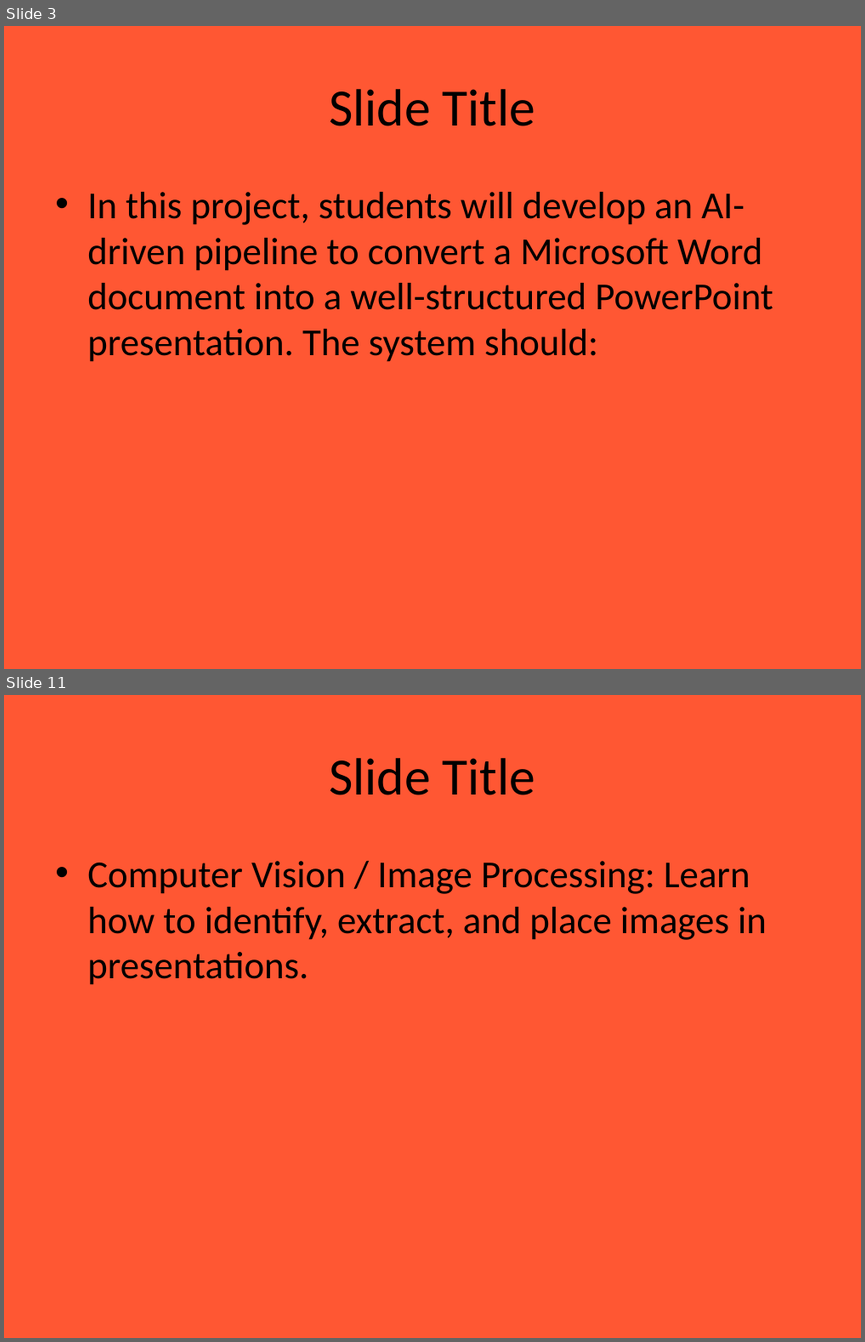
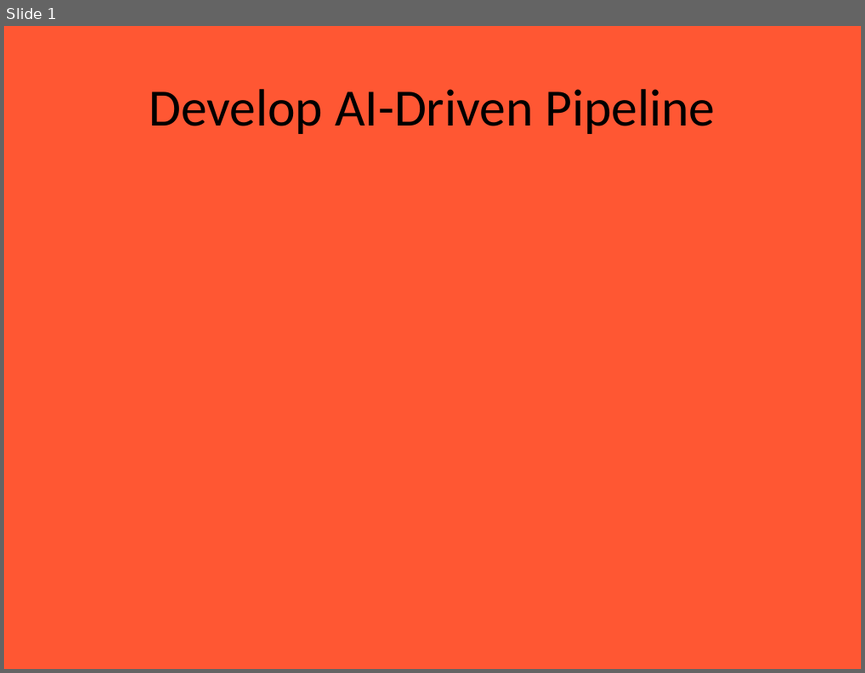
Before and after one commit to Chanyen20/slideCraft, a slide deck: server/uploads/SmartSlideGen.pptx. Shown one above the other, each under a label of ours: slides 3 and 11 before the commit, slide 1 after it; the slides between them are not shown. The pictures are 865x1342 and 865x673 pixels, drawn with LibreOffice and Linux fonts; fonts in the diff are those of the drawing. Boxes give left, top, right and bottom in pixels: in the first picture for what was removed or moved away, otherwise in the second. Text is boxed around its words. In the diff, an @@ line names an element or a change of style, - is before the commit and + after.

```diff
--- a/server/uploads/SmartSlideGen.pptx
+++ b/server/uploads/SmartSlideGen.pptx
@@ slide 11 removed at box(4, 695, 861, 1338), background #FF5733 @@
@@ title removed at box(329, 758, 535, 795) @@
-Slide Title
@@ text removed at box(87, 861, 766, 985) @@
-• Computer Vision / Image Processing: Learn how to identify, extract, and place images in presentations.
@@ what was slide 3 is now slide 1 @@
@@ slide 1 changed as well @@
@@ title at box(148, 89, 715, 134): text changed @@
-Slide Title
+Develop AI-Driven Pipeline
@@ text removed at box(87, 192, 773, 362) @@
-• In this project, students will develop an AI-driven pipeline to convert a Microsoft Word document into a well-structured PowerPoint presentation. The system should:
```
Also in this commit, not shown: 1 other slide changed, 4 slides added, 39 other slides removed, 2 other files.
